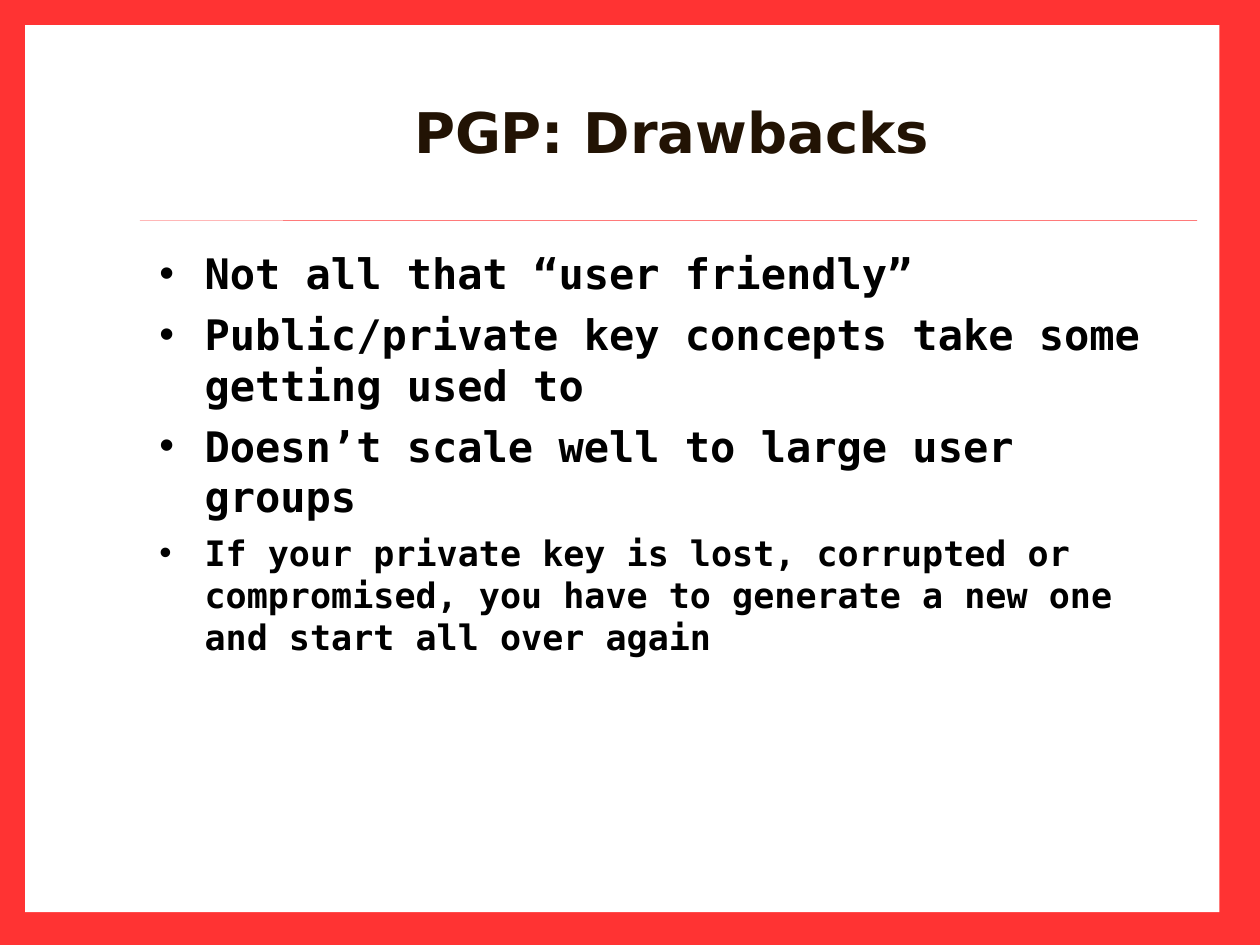
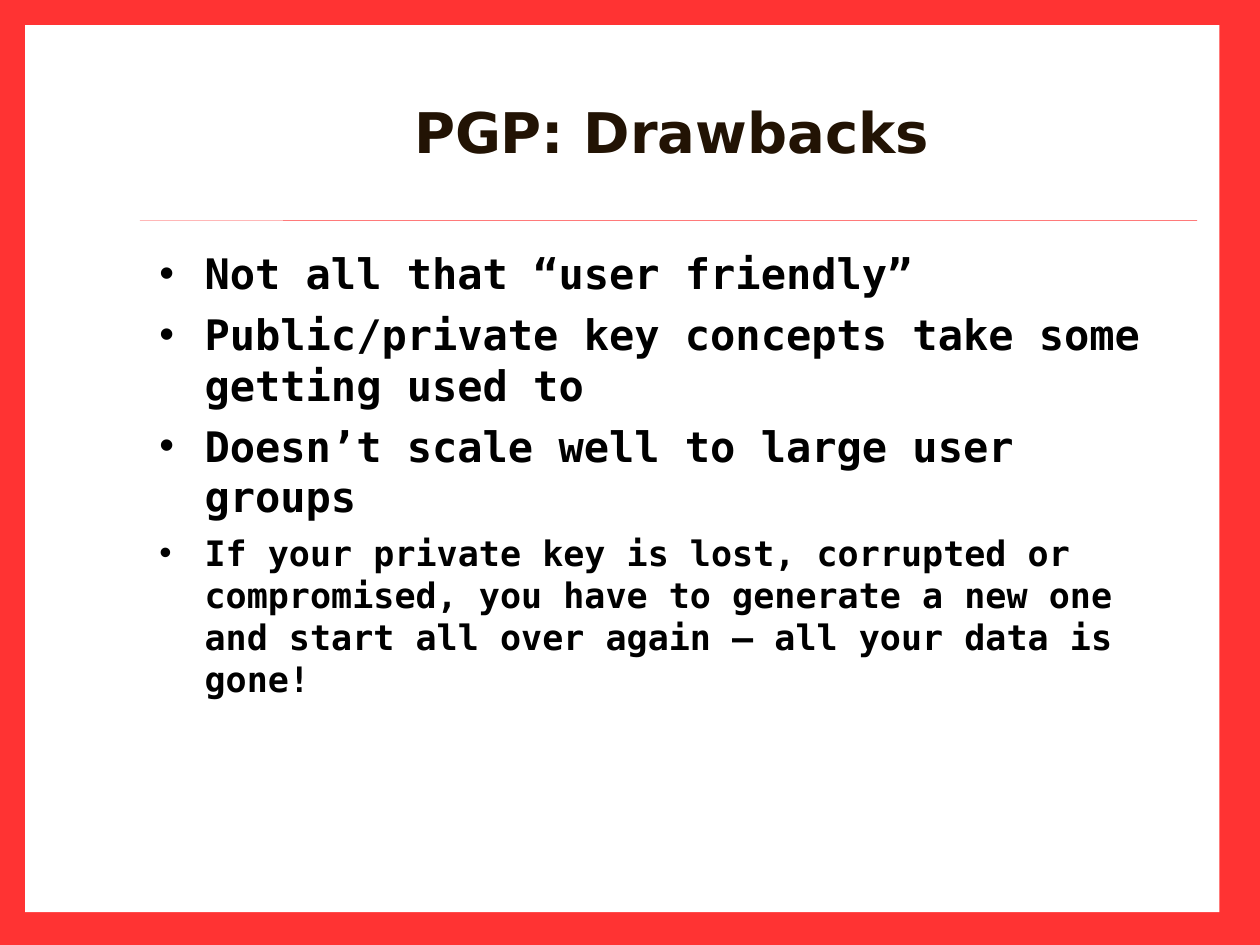
Before and after one commit to Zimbra-Community/pgp-zimlet, a slide deck: slide 5 of demo-training/PGP_0511-Barry.odp. Drawn at 1260x945 pixels with LibreOffice and Linux fonts; fonts in the diff are those of the drawing; background and template pictures are left out. Boxes give left, top, right and bottom in pixels: in the first picture for what was removed or moved away, otherwise in the second. Text is boxed around its words. In the diff, an @@ line names an element or a change of style, - is before the commit and + after.

```diff
--- a/demo-training/PGP_0511-Barry.odp
+++ b/demo-training/PGP_0511-Barry.odp
@@ text at box(205, 538, 1112, 700): text changed @@
-• If your private key is lost, corrupted or compromised, you have to generate a new one and start all over again
+• If your private key is lost, corrupted or compromised, you have to generate a new one and start all over again – all your data is gone!
```
Also in this commit, not shown: 6 other slides changed, 2 other files.
